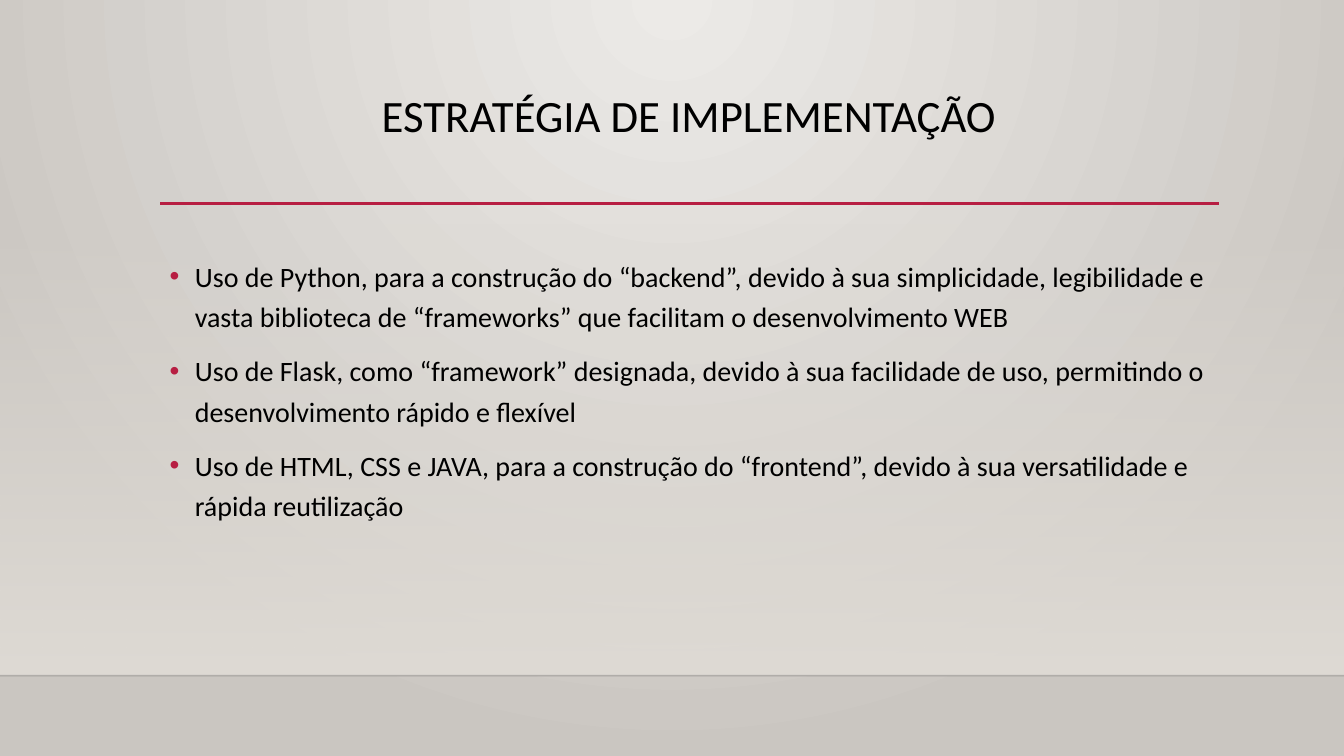
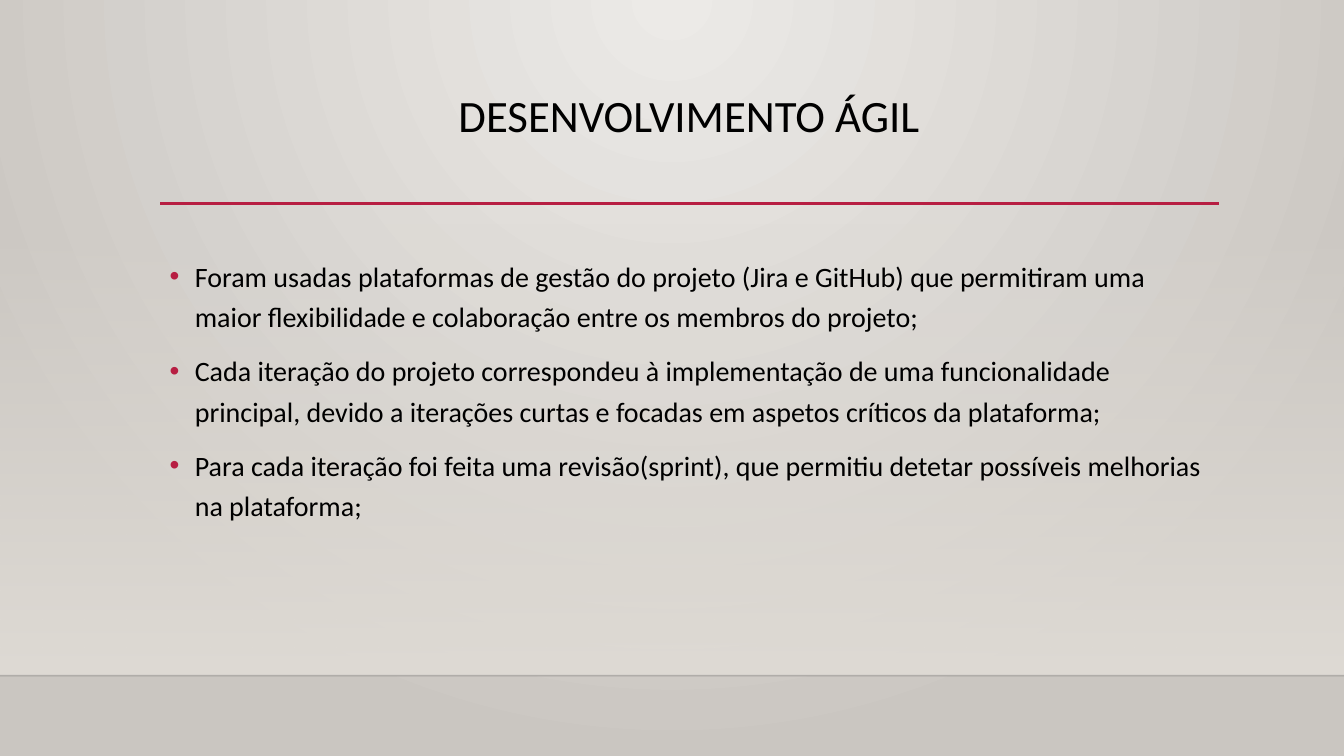
Before and after one commit to Projeto-ECO/Fase-4, a slide deck: slide 10 of Editables/Fase 4 - Implementação.pptx. Drawn at 1344x756 pixels with LibreOffice and Linux fonts; fonts in the diff are those of the drawing; background and template pictures are left out. Boxes give left, top, right and bottom in pixels: in the first picture for what was removed or moved away, otherwise in the second. Text is boxed around its words. In the diff, an @@ line names an element or a change of style, - is before the commit and + after.

```diff
--- a/Editables/Fase 4 - Implementação.pptx
+++ b/Editables/Fase 4 - Implementação.pptx
@@ title at (458, 95, 919, 133): text changed @@
-ESTRATÉGIA DE IMPLEMENTAÇÃO
+DESENVOLVIMENTO ÁGIL
@@ text at (195, 266, 1201, 521): text changed @@
-• Uso de Python, para a construção do “backend”, devido à sua simplicidade, legibilidade e vasta biblioteca de “frameworks” que facilitam o desenvolvimento WEB
-• Uso de Flask, como “framework” designada, devido à sua facilidade de uso, permitindo o desenvolvimento rápido e flexível
-• Uso de HTML, CSS e JAVA, para a construção do “frontend”, devido à sua versatilidade e rápida reutilização
+• Foram usadas plataformas de gestão do projeto (Jira e GitHub) que permitiram uma maior flexibilidade e colaboração entre os membros do projeto;
+• Cada iteração do projeto correspondeu à implementação de uma funcionalidade principal, devido a iterações curtas e focadas em aspetos críticos da plataforma;
+• Para cada iteração foi feita uma revisão(sprint), que permitiu detetar possíveis melhorias na plataforma;
```
Also in this commit, not shown: 4 other slides changed, 7 slides added, 6 slides removed, 1 other file.
